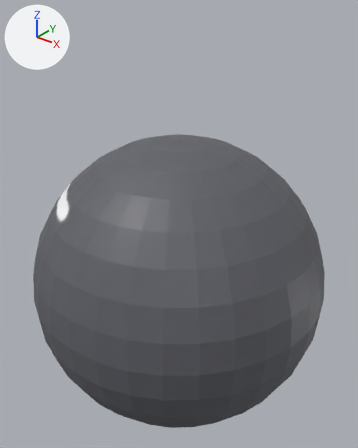
Two versions of the OBJ model resources/Bomb.obj, one commit apart.
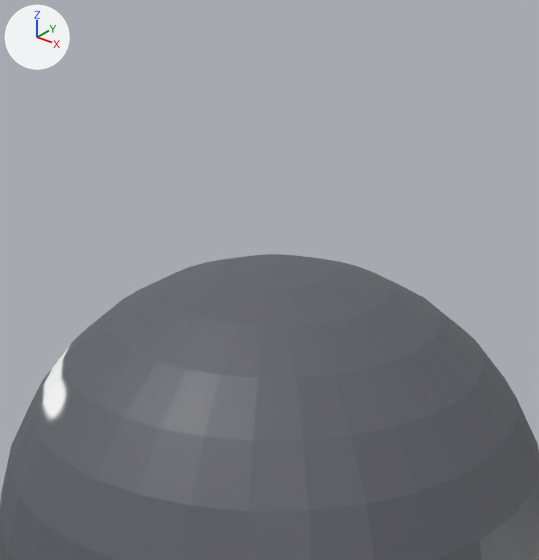
Old and new are each drawn whole from a 50 mm camera at (1.89, -2.36, 1.88) aimed at (-0.02, 0.02, 0.4) and again close up on the part from 10% to 89% of the width and 0% to 66% of the height. The lights are fixed; the arrows at upper left show +X, +Y and +Z. Where no turn or scale is listed for an object, it has been applied to the vertices.

Objects in the first close-up: '球'.
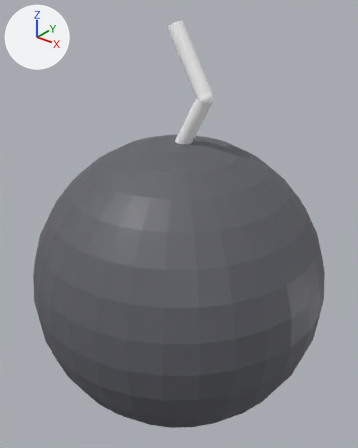
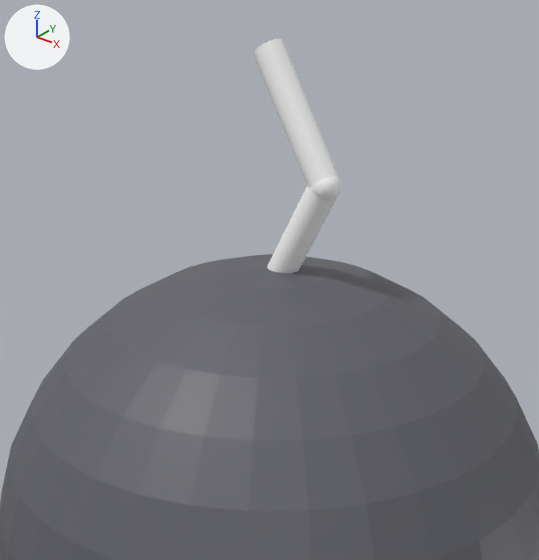
Location of each change, (x1, y1, x2, y2) in pixels of the close-ups (539 x 560 px):
'球', reshaped: before (0, 254, 539, 560); after (0, 38, 539, 560)
part 1 of me_球, added: after (310, 176, 341, 200)
part 2 of me_球, added: after (267, 186, 338, 273)
part 3 of me_球, added: after (253, 38, 339, 187)
part 4 of me_球, surface changed (white to grey): (39, 254, 422, 425) in both

Diff of the bpy script that builds the scene:
```diff
--- a/resources/Bomb.obj.py
+++ b/resources/Bomb.obj.py
@@ me_球 @@
 # used by ob_球; location = (0.0, 0.0, 0.0)
-me_球.from_pydata(...)  # 482 vertices, 960 faces; spans x -1.0..1.0, y -1.0..1.0, z -1.0..1.0
+me_球.from_pydata(...)  # 1092 vertices, 2168 faces; spans x -1.0..1.0, y -1.0..1.0, z -1.0..1.69
+# me_球 part 1: a new loose piece, a UV sphere (32 segments, 16 rings, poles along z) spanning x 0.148..0.245, y -0.049..0.049, z 1.232..1.33, in mat_マテリアル (picture img_bombtex_png)
+# me_球 part 2: a new loose piece of 64 vertices spanning x -0.07..0.23, y -0.05..0.05, z 0.86..1.29, in mat_マテリアル (picture img_bombtex_png)
+# me_球 part 3: a new loose piece of 64 vertices spanning x -0.07..0.23, y -0.05..0.05, z 1.26..1.69, in mat_マテリアル (picture img_bombtex_png)
+# me_球 part 4: 960 kept faces spanning x -1.0..1.0, y -1.0..1.0, z -1.0..1.0 get new texture (UV) coordinates
 me_球.materials.append(mat_マテリアル)
```
